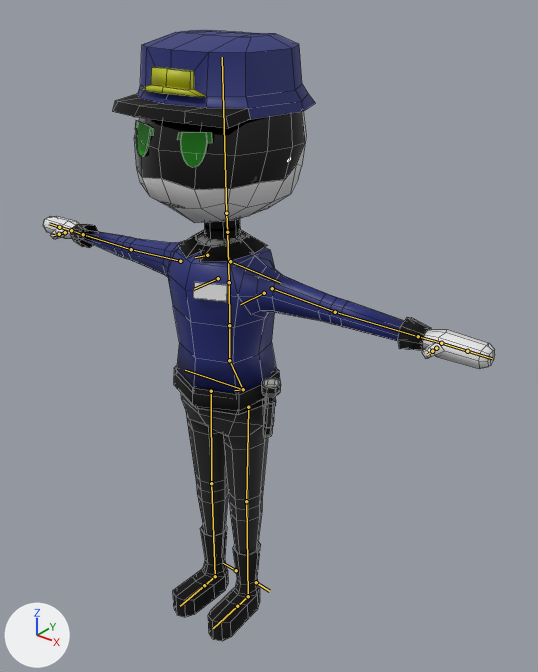
The Blender file 26.07.2025_Guard__Walking_Animation.blend: old version first, new version second.
The view is the same before and after, from a 50 mm camera at (4.7, -5.28, 6.84) aimed at (0.31, 0.21, 3.44). Arrows for +X, +Y and +Z are at lower left; the lights stay in place. The bones that bend it are drawn over the model as lines. Mesh edges are drawn as thin lines.

The first picture shows 'Body'.
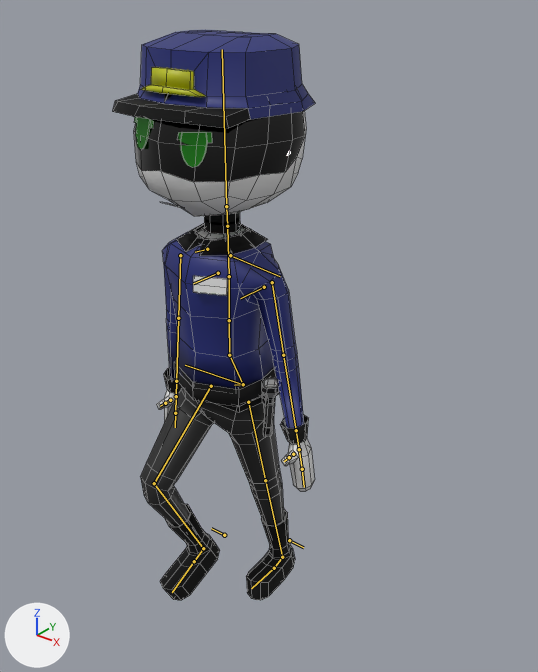
Commit message: Animation legs

The newer file adds an action. The first version stands in its rest pose; the second is drawn at frame 5 of the action 'metarigAction'.

Boxes [x1, y1, x2, y2] around the edits, measured in the pictures (538 x 672 px):
'Body', posed (55% narrower, 7% shorter)
    before: [43, 30, 495, 641]
    after: [113, 30, 315, 601]
bone 'spine', root to tip
    before: (243, 389) to (229, 360)
    after: (243, 384) to (229, 355)
bone 'upper_arm.L', root to tip
    before: (272, 288) to (335, 312)
    after: (272, 282) to (283, 355)
bone 'forearm.L', root to tip
    before: (335, 312) to (418, 336)
    after: (283, 355) to (296, 430)
bone 'upper_arm.R', root to tip
    before: (180, 261) to (131, 249)
    after: (180, 255) to (178, 318)
bone 'forearm.R', root to tip
    before: (131, 249) to (83, 234)
    after: (178, 318) to (176, 381)
bone 'thigh.L', root to tip
    before: (248, 407) to (246, 501)
    after: (248, 402) to (265, 480)
bone 'shin.L', root to tip
    before: (246, 501) to (248, 596)
    after: (265, 480) to (282, 557)
bone 'toe.L', root to tip
    before: (237, 606) to (213, 628)
    after: (274, 568) to (251, 588)
bone 'thigh.R', root to tip
    before: (211, 391) to (211, 483)
    after: (211, 386) to (154, 483)
bone 'shin.R', root to tip
    before: (211, 483) to (215, 576)
    after: (154, 483) to (203, 548)

What the commit changed:
Bone 'spine' (bone_spine) moves from (0.0, 0.0, 0.0) to (0.0, 0.06, -0.03).
Bone 'upper_arm.L' (bone_upper_arm_l) turns from (0, 0, 0) to (6, 3, -76) degrees about its own x, y and z.
Bone 'forearm.L' (bone_forearm_l) turns from (0, 0, 0) to (2, 0, -2) degrees about its own x, y and z.
Bone 'upper_arm.R' (bone_upper_arm_r) turns from (0, 0, 0) to (6, -4, 81) degrees about its own x, y and z.
Bone 'forearm.R' (bone_forearm_r) turns from (0, 0, 0) to (2, 0, 3) degrees about its own x, y and z.
Bone 'thigh.L' (bone_thigh_l) turns from (0, 0, 0) to (16, 0, 0) degrees about its own x, y and z.
Bone 'shin.L' (bone_shin_l) turns from (0, 0, 0) to (-2, 0, 0) degrees about its own x, y and z.
Bone 'toe.L' (bone_toe_l) turns from (0, 0, 0) to (13, 0, 0) degrees about its own x, y and z.
Bone 'thigh.R' (bone_thigh_r) turns from (0, 0, 0) to (-40, 2, 6) degrees about its own x, y and z.
Bone 'shin.R' (bone_shin_r) turns from (0, 0, 0) to (65, 5, -8) degrees about its own x, y and z.
